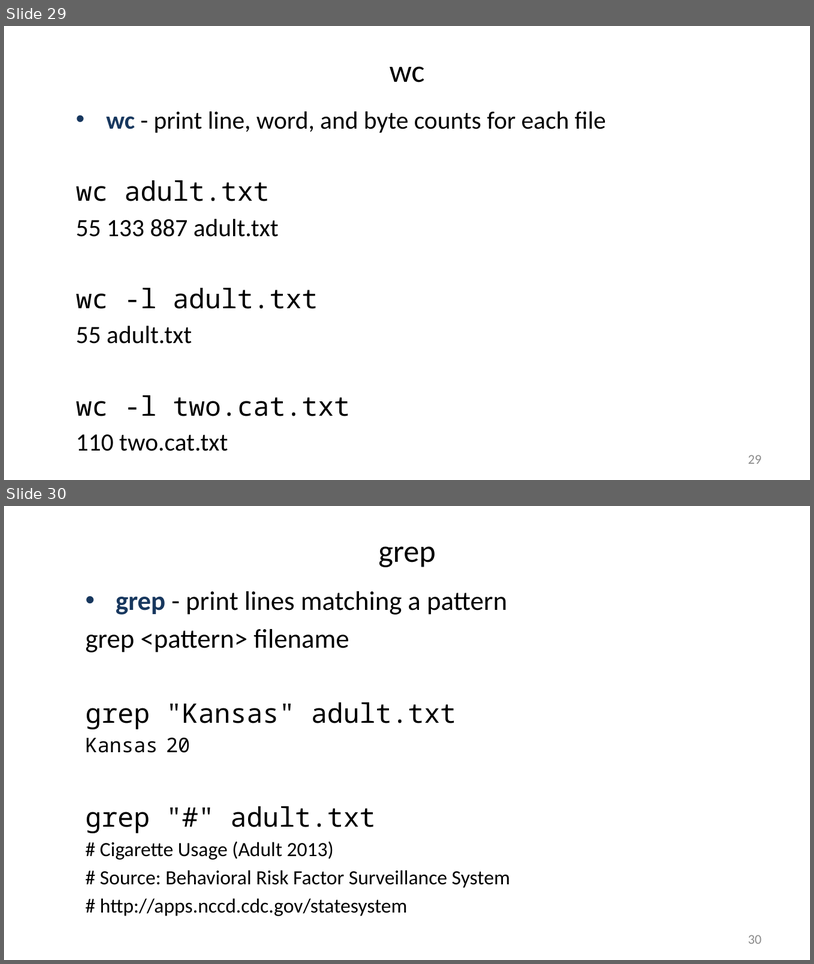
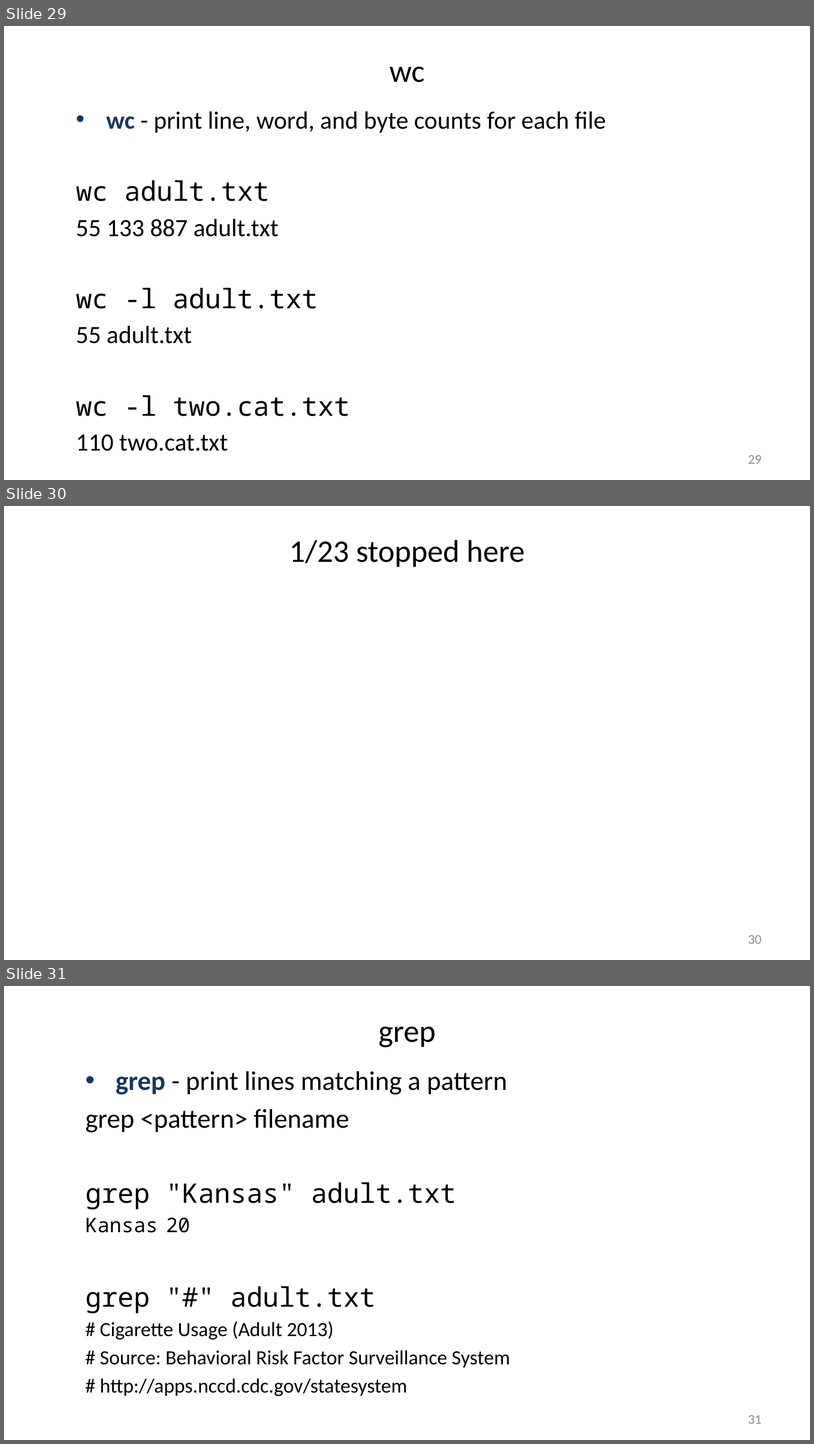
Before and after one commit to liu3zhenlab/teaching, a slide deck: PLPTH813Bioinformatis/2025/1_lecture/lecture02_unix.pptx. Shown one above the other, each under a label of ours: slides 29 and 30 before the commit, slides 29, 30 and 31 after it. The pictures are 814x964 and 814x1444 pixels, drawn with LibreOffice and Linux fonts; fonts in the diff are those of the drawing. Boxes give left, top, right and bottom in pixels: in the first picture for what was removed or moved away, otherwise in the second. Text is boxed around its words. In the diff, an @@ line names an element or a change of style, - is before the commit and + after.

```diff
--- a/PLPTH813Bioinformatis/2025/1_lecture/lecture02_unix.pptx
+++ b/PLPTH813Bioinformatis/2025/1_lecture/lecture02_unix.pptx
@@ slide 30 added at (x1=4, y1=506, x2=810, y2=960), background #FFFFFF @@
@@ title added at (x1=290, y1=540, x2=525, y2=567), 28 pt, text #000000 @@
+1/23 stopped here
@@ page number added at (x1=749, y1=934, x2=762, y2=943), 12 pt, text #8C8C8C @@
+30
@@ what was slide 30 is now slide 31 @@
@@ page number at (x1=749, y1=1414, x2=762, y2=1423): text changed @@
-30
+31
```
Also in this commit, not shown: 2 other files.
